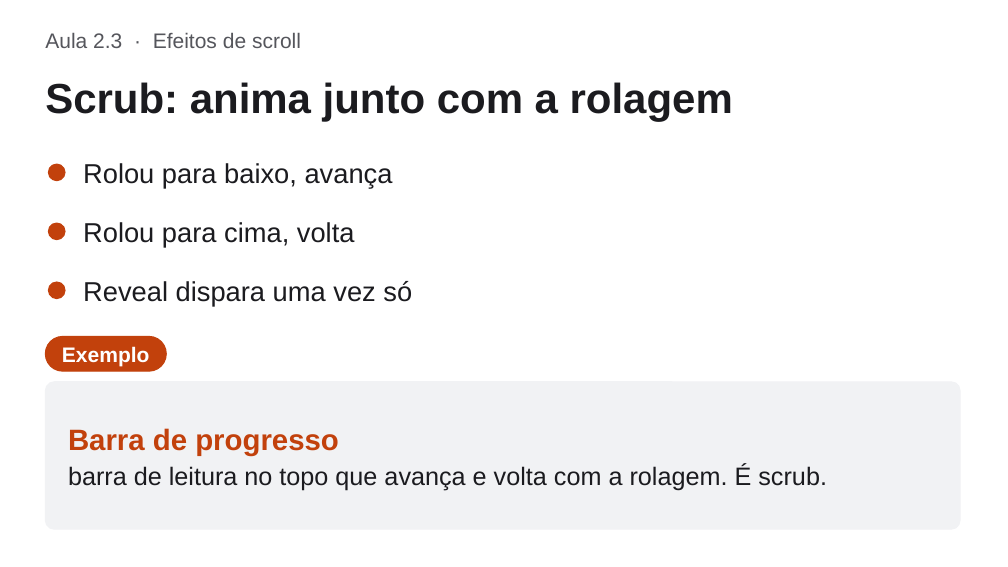
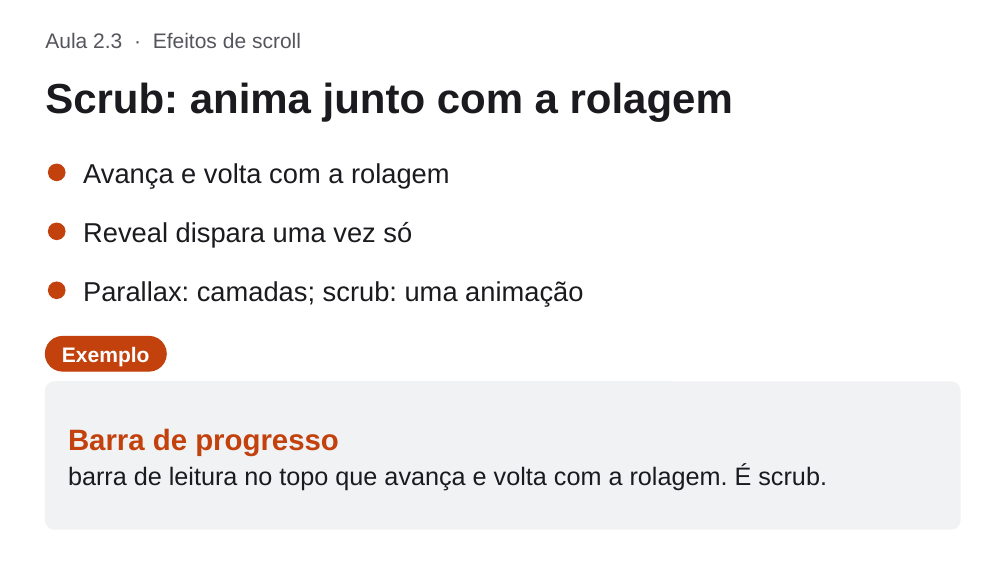
Before and after one commit to WeslleyPaivx/est-tica-facial, a slide deck: slide 17 of curso/slides/modulo-2.pptx (slide 16 before the commit). Drawn at 1008x567 pixels with LibreOffice and Linux fonts; fonts in the diff are those of the drawing. Boxes give left, top, right and bottom in pixels: in the first picture for what was removed or moved away, otherwise in the second. Text is boxed around its words. In the diff, an @@ line names an element or a change of style, - is before the commit and + after.

```diff
--- a/curso/slides/modulo-2.pptx
+++ b/curso/slides/modulo-2.pptx
@@ text at (83, 163, 450, 188): text changed @@
-Rolou para baixo, avança
+Avança e volta com a rolagem
@@ text "Reveal dispara uma vez só": place and size @@
-text "Reveal dispara uma vez só" at (83, 281, 412, 305)
+text "Reveal dispara uma vez só" at (83, 222, 412, 247)
@@ text removed at (83, 222, 355, 247) @@
-Rolou para cima, volta
@@ text added at (83, 281, 583, 305), 26 pt, text #1B1B1F @@
+Parallax: camadas; scrub: uma animação
```
Also in this commit, not shown: 1 other slide changed, 1 slide added, 5 other files.
